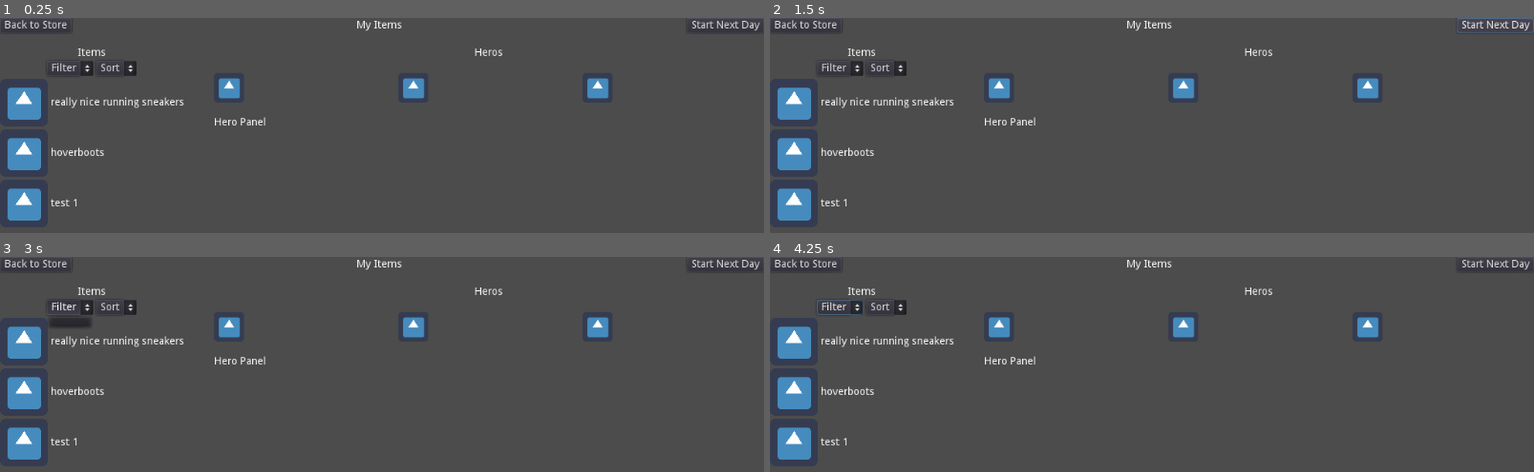
Above: before the commit, frames 1-4 (two rows, left to right).
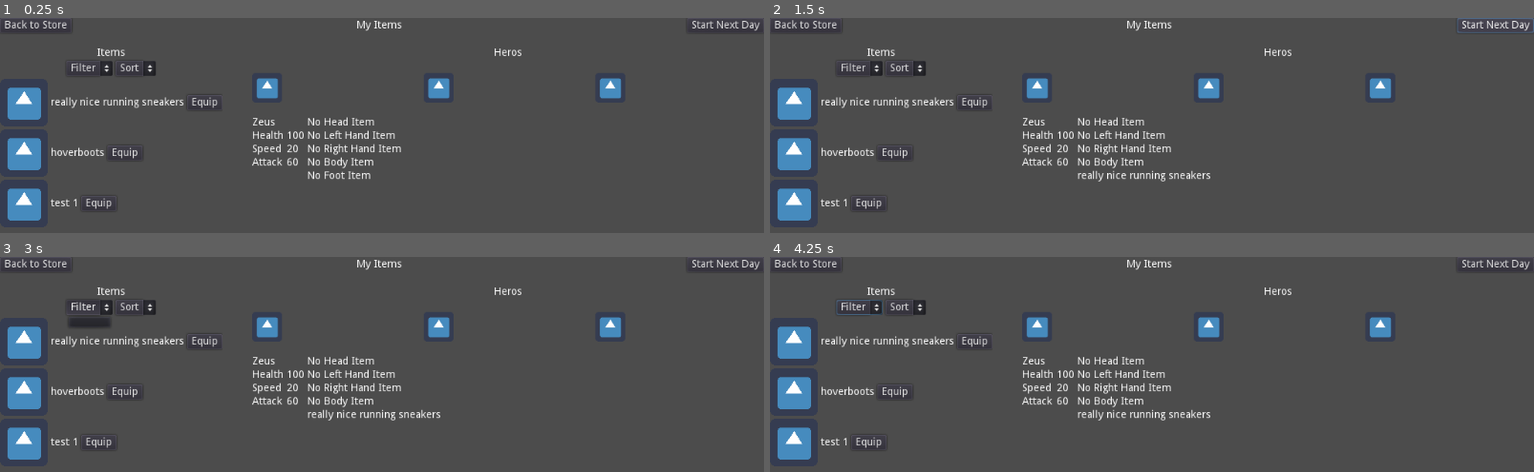
Above: after the commit, the same moments.

Repository: rachd/SuperheroDispatcher2.0
Game: Godot game, scene res://MyItems/MyItems.tscn
The game is run twice, just before and just after one commit, with the same random seed, the same clock (stepped at 60 frames per second) and the same inputs. The engine's default icon, where the game draws it, is replaced by a stand-in: a white triangle on a blue panel in a dark square.
Inputs (mouse positions are in pixels of both pictures, inside the frame that each line leads up to):
- Up to frame 1 (0.25 s): no input
- Up to frame 2 (1.5 s): click (976, 101) at 0.5 s, where only the run after the commit has a clickable "Equip"; click "Start Next Day" at 1.25 s
- Up to frame 3 (3 s): click "Start Next Day" at 2 s; click "Filter" at 2.75 s
- Up to frame 4 (4.25 s): click "Sort" at 3.5 s

The runs differ from the first frame. In frame 1, 3.7% of the frame differs, in the area x 6-82%, y 14-90%; in frame 2, 3.8%; in frame 3, 4.0%; in frame 4, 3.8%.

Commit message:
equip and display items

Diff:
--- a/MyItems/HeroPanel.gd
+++ b/MyItems/HeroPanel.gd
@@ -1,5 +1,42 @@
-extends Control
+extends HBoxContainer
+
+var current_hero
 
 func show_hero(heroId):
 	var hero_info = constants.get_hero_stats()[heroId]
-	$Label.text = hero_info.name
+	current_hero = heroId
+	$VBoxContainer/NameLabel.text = hero_info.name
+	$VBoxContainer/GridContainer/HealthValue.text = str(hero_info.health)
+	$VBoxContainer/GridContainer/SpeedValue.text = str(hero_info.speed)
+	$VBoxContainer/GridContainer/AttackValue.text = str(hero_info.attack)
+	display_items()
+
+func display_items():
+	var hero_items = {}
+	if gameVariables.assigned_items.has(current_hero):
+		hero_items = gameVariables.assigned_items[current_hero]
+	if hero_items.has("head"):
+		var item_in_slot = constants.get_item_by_id(hero_items["head"])
+		$GridContainer/HeadSlot.text = item_in_slot.title
+	else:
+		$GridContainer/HeadSlot.text = "No Head Item"
+	if hero_items.has("leftHand"):
+		var item_in_slot = constants.get_item_by_id(hero_items["leftHand"])
+		$GridContainer/LeftHandSlot.text = item_in_slot.title
+	else:
+		$GridContainer/LeftHandSlot.text = "No Left Hand Item"
+	if hero_items.has("rightHand"):
+		var item_in_slot = constants.get_item_by_id(hero_items["rightHand"])
+		$GridContainer/RightHandSlot.text = item_in_slot.title
+	else:
+		$GridContainer/RightHandSlot.text = "No Right Hand Item"
+	if hero_items.has("body"):
+		var item_in_slot = constants.get_item_by_id(hero_items["body"])
+		$GridContainer/BodySlot.text = item_in_slot.title
+	else:
+		$GridContainer/BodySlot.text = "No Body Item"
+	if hero_items.has("foot"):
+		var item_in_slot = constants.get_item_by_id(hero_items["foot"])
+		$GridContainer/FootSlot.text = item_in_slot.title
+	else:
+		$GridContainer/FootSlot.text = "No Foot Item"
--- a/MyItems/HeroPanel.tscn
+++ b/MyItems/HeroPanel.tscn
@@ -2,7 +2,7 @@
 
 [ext_resource path="res://MyItems/HeroPanel.gd" type="Script" id=1]
 
-[node name="HeroPanel" type="Control"]
+[node name="HeroPanel" type="HBoxContainer"]
 anchor_right = 1.0
 anchor_bottom = 1.0
 script = ExtResource( 1 )
@@ -10,7 +10,75 @@
 "_edit_use_anchors_": false
 }
 
-[node name="Label" type="Label" parent="."]
-margin_right = 40.0
+[node name="VBoxContainer" type="VBoxContainer" parent="."]
+margin_right = 70.0
+margin_bottom = 600.0
+
+[node name="NameLabel" type="Label" parent="VBoxContainer"]
+margin_right = 70.0
 margin_bottom = 14.0
 text = "Hero Panel"
+
+[node name="GridContainer" type="GridContainer" parent="VBoxContainer"]
+margin_top = 18.0
+margin_right = 70.0
+margin_bottom = 68.0
+columns = 2
+
+[node name="HealthLabel" type="Label" parent="VBoxContainer/GridContainer"]
+margin_right = 42.0
+margin_bottom = 14.0
+text = "Health"
+
+[node name="HealthValue" type="Label" parent="VBoxContainer/GridContainer"]
+margin_left = 46.0
+margin_right = 46.0
+margin_bottom = 14.0
+
+[node name="SpeedLabel" type="Label" parent="VBoxContainer/GridContainer"]
+margin_top = 18.0
+margin_right = 42.0
+margin_bottom = 32.0
+text = "Speed"
+
+[node name="SpeedValue" type="Label" parent="VBoxContainer/GridContainer"]
+margin_left = 46.0
+margin_top = 18.0
+margin_right = 46.0
+margin_bottom = 32.0
+
+[node name="AttackLabel" type="Label" parent="VBoxContainer/GridContainer"]
+margin_top = 36.0
+margin_right = 42.0
+margin_bottom = 50.0
+text = "Attack"
+
+[node name="AttackValue" type="Label" parent="VBoxContainer/GridContainer"]
+margin_left = 46.0
+margin_top = 36.0
+margin_right = 46.0
+margin_bottom = 50.0
+
+[node name="GridContainer" type="GridContainer" parent="."]
+margin_left = 74.0
+margin_right = 74.0
+margin_bottom = 600.0
+
+[node name="HeadSlot" type="Label" parent="GridContainer"]
+margin_bottom = 14.0
+
+[node name="LeftHandSlot" type="Label" parent="GridContainer"]
+margin_top = 18.0
+margin_bottom = 32.0
+
+[node name="RightHandSlot" type="Label" parent="GridContainer"]
+margin_top = 36.0
+margin_bottom = 50.0
+
+[node name="BodySlot" type="Label" parent="GridContainer"]
+margin_top = 54.0
+margin_bottom = 68.0
+
+[node name="FootSlot" type="Label" parent="GridContainer"]
+margin_top = 72.0
+margin_bottom = 86.0
--- a/MyItems/HeroTab.gd
+++ b/MyItems/HeroTab.gd
@@ -7,7 +7,6 @@
 func set_hero(id):
 	heroId = id
 
-
 func _ready():
 	self.connect("hero_tab_selected", get_node("/root/MyItems/Content/Heros"), "_on_Hero_tab_selected")
 
--- a/MyItems/Heros.gd
+++ b/MyItems/Heros.gd
@@ -1,12 +1,26 @@
 extends VBoxContainer
 
 var hero_tab_scene = preload("res://MyItems/HeroTab.tscn")
+var selected_hero_id
 
 func _ready():
 	for selected_hero in gameVariables.selected_heros:
 		var tab = hero_tab_scene.instance()
 		tab.set_hero(selected_hero)
 		$HeroTabs.add_child(tab)
+	selected_hero_id = gameVariables.selected_heros[0]
+	$HeroPanel.show_hero(selected_hero_id)
 
 func _on_Hero_tab_selected(heroId):
+	selected_hero_id = heroId
 	$HeroPanel.show_hero(heroId)
+
+func _on_item_equipped(itemId, itemType):
+	if gameVariables.assigned_items.has(selected_hero_id):
+		if gameVariables.assigned_items[selected_hero_id].has(itemType):
+			#trigger deselect event for prior item
+			pass
+		gameVariables.assigned_items[selected_hero_id][itemType] = itemId
+	else:
+		gameVariables.assigned_items[selected_hero_id] = {itemType: itemId}
+	$HeroPanel.display_items()
--- a/MyItems/ItemRow.gd
+++ b/MyItems/ItemRow.gd
@@ -1,9 +1,15 @@
 extends VBoxContainer
 
+signal equip_item(item)
+
 var is_selected = false
+var item_id
+var item_type
 
 func assign_item(itemId):
 	var item = constants.get_item_by_id(itemId)
+	item_id = item.id
+	item_type = item.type
 	$HBoxContainer/TitleLabel.text = item.title;
 	$TypeLabel.text = item.type
 
@@ -19,6 +25,10 @@
 	$TypeLabel.hide()
 	is_selected = false
 
+func _ready():
+	self.connect("equip_item", get_node("/root/MyItems/Content/Heros"), "_on_item_equipped")
+
+
 func _on_ItemRow_gui_input(event):
 	if event is InputEventMouseButton:
 		if event.button_index == BUTTON_LEFT and event.pressed:
@@ -26,3 +36,7 @@
 				_deselect_row()
 			else:
 				_select_row()
+
+
+func _on_EquipButton_pressed():
+	emit_signal("equip_item", item_id, item_type)
--- a/MyItems/ItemRow.tscn
+++ b/MyItems/ItemRow.tscn
@@ -33,8 +33,7 @@
 "_edit_use_anchors_": false
 }
 
-[node name="Button" type="Button" parent="HBoxContainer"]
-visible = false
+[node name="EquipButton" type="Button" parent="HBoxContainer"]
 margin_left = 141.0
 margin_top = 22.0
 margin_right = 188.0
@@ -63,3 +62,4 @@
 margin_bottom = 168.0
 text = "Item Description"
 [connection signal="gui_input" from="." to="." method="_on_ItemRow_gui_input"]
+[connection signal="pressed" from="HBoxContainer/EquipButton" to="." method="_on_EquipButton_pressed"]
--- a/MyItems/MyItems.tscn
+++ b/MyItems/MyItems.tscn
@@ -48,13 +48,13 @@
 [node name="ItemList" parent="Content" instance=ExtResource( 1 )]
 anchor_right = 0.0
 anchor_bottom = 0.0
-margin_right = 137.0
+margin_right = 120.0
 margin_bottom = 560.0
 
 [node name="Heros" parent="Content" instance=ExtResource( 2 )]
 anchor_right = 0.0
 anchor_bottom = 0.0
-margin_left = 177.0
+margin_left = 160.0
 margin_right = 1024.0
 margin_bottom = 560.0
 size_flags_horizontal = 3
